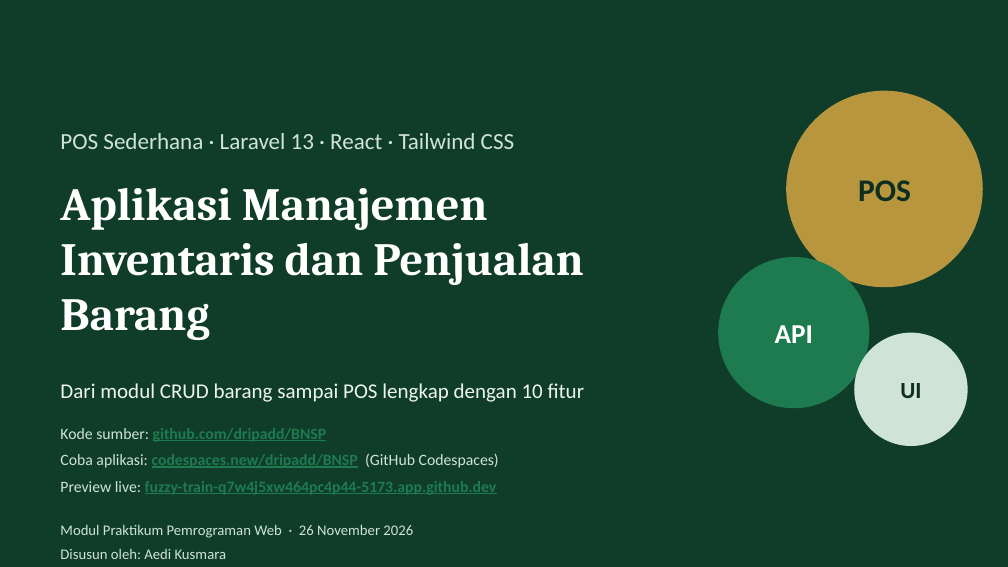
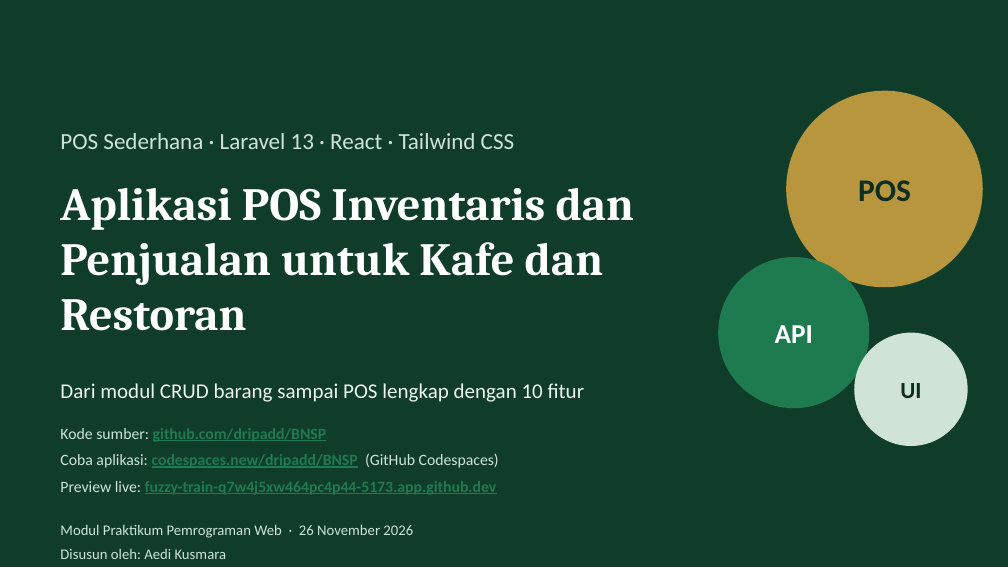
Before and after one commit to alexsandri/batam, a slide deck: slide 1 of presentasi/Aplikasi_Barang.pptx. Drawn at 1008x567 pixels with LibreOffice and Linux fonts; fonts in the diff are those of the drawing. Boxes give left, top, right and bottom in pixels: in the first picture for what was removed or moved away, otherwise in the second. Text is boxed around its words. In the diff, an @@ line names an element or a change of style, - is before the commit and + after.

Commit message:
Fokuskan contoh data dan presentasi pada usaha kafe dan restoran

```diff
--- a/presentasi/Aplikasi_Barang.pptx
+++ b/presentasi/Aplikasi_Barang.pptx
@@ title at [60,188,634,331]: text changed @@
-Aplikasi Manajemen Inventaris dan Penjualan Barang
+Aplikasi POS Inventaris dan Penjualan untuk Kafe dan Restoran
```
Also in this commit, not shown: 1 other slide changed, 9 other files.
